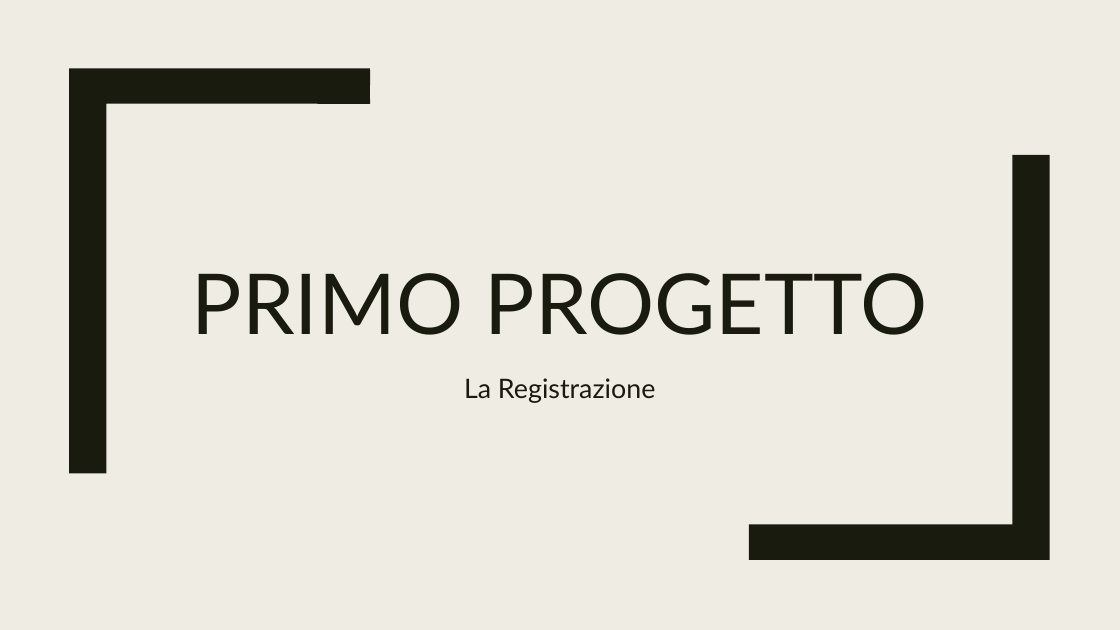
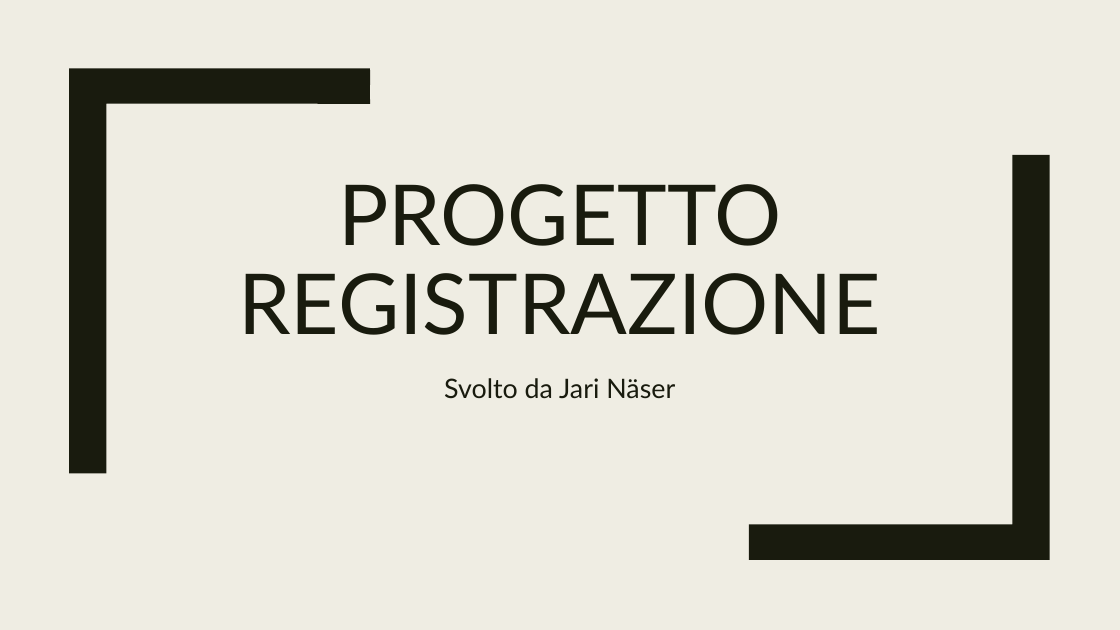
Before and after one commit to JariNaeser/Progetto1, a slide deck: slide 1 of doc/Presentazione progetto.pptx. Drawn at 1120x630 pixels with LibreOffice and Linux fonts; fonts in the diff are those of the drawing. Boxes give left, top, right and bottom in pixels: in the first picture for what was removed or moved away, otherwise in the second. Text is boxed around its words. In the diff, an @@ line names an element or a change of style, - is before the commit and + after.

```diff
--- a/doc/Presentazione progetto.pptx
+++ b/doc/Presentazione progetto.pptx
@@ title at (238,184,881,335): text changed @@
-PRIMO PROGETTO
+PROGETTO REGISTRAZIONE
@@ subtitle at (444,378,675,399): text changed @@
-La Registrazione
+Svolto da Jari Näser
```
Also in this commit, not shown: 4 other slides changed, 1 other file.
